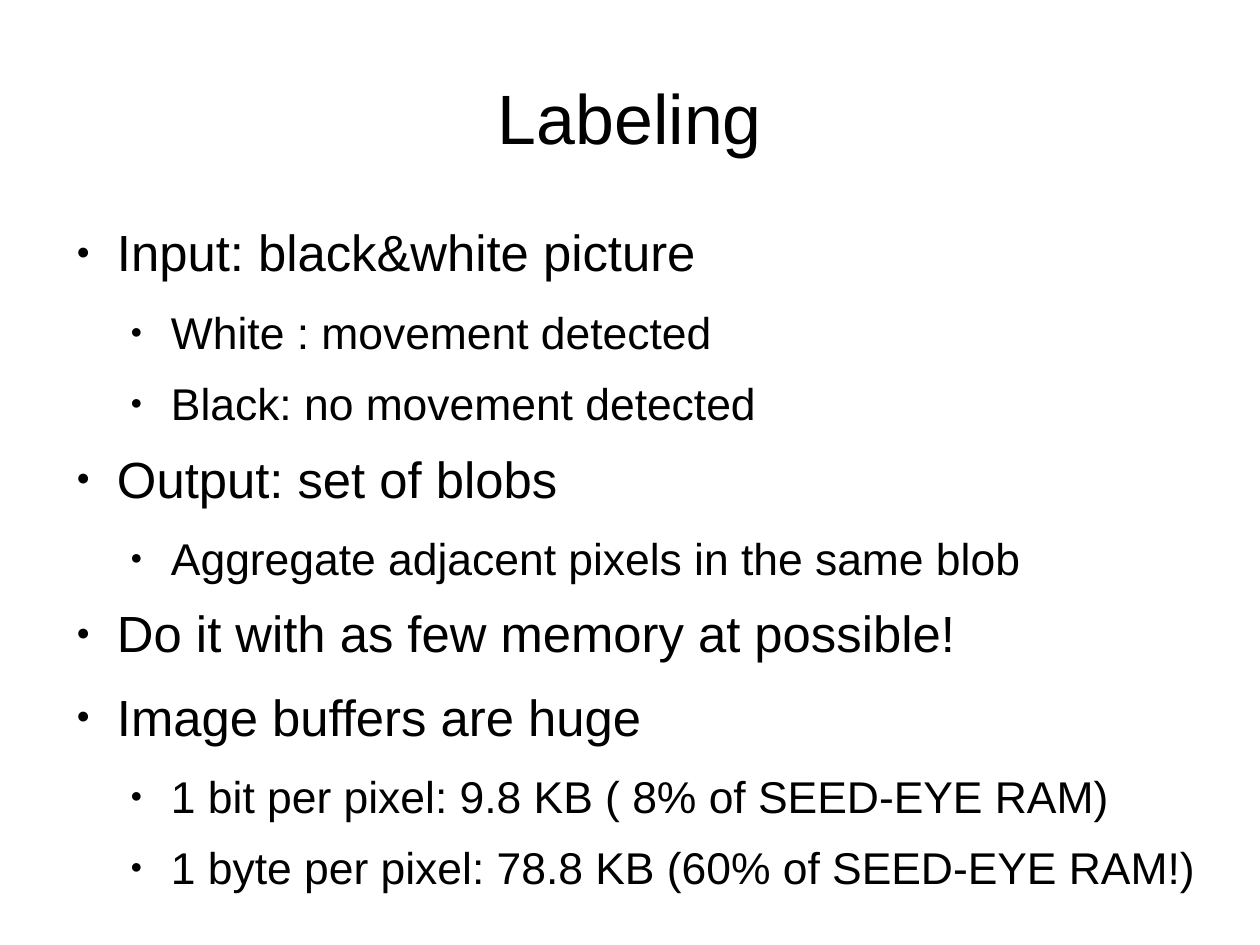
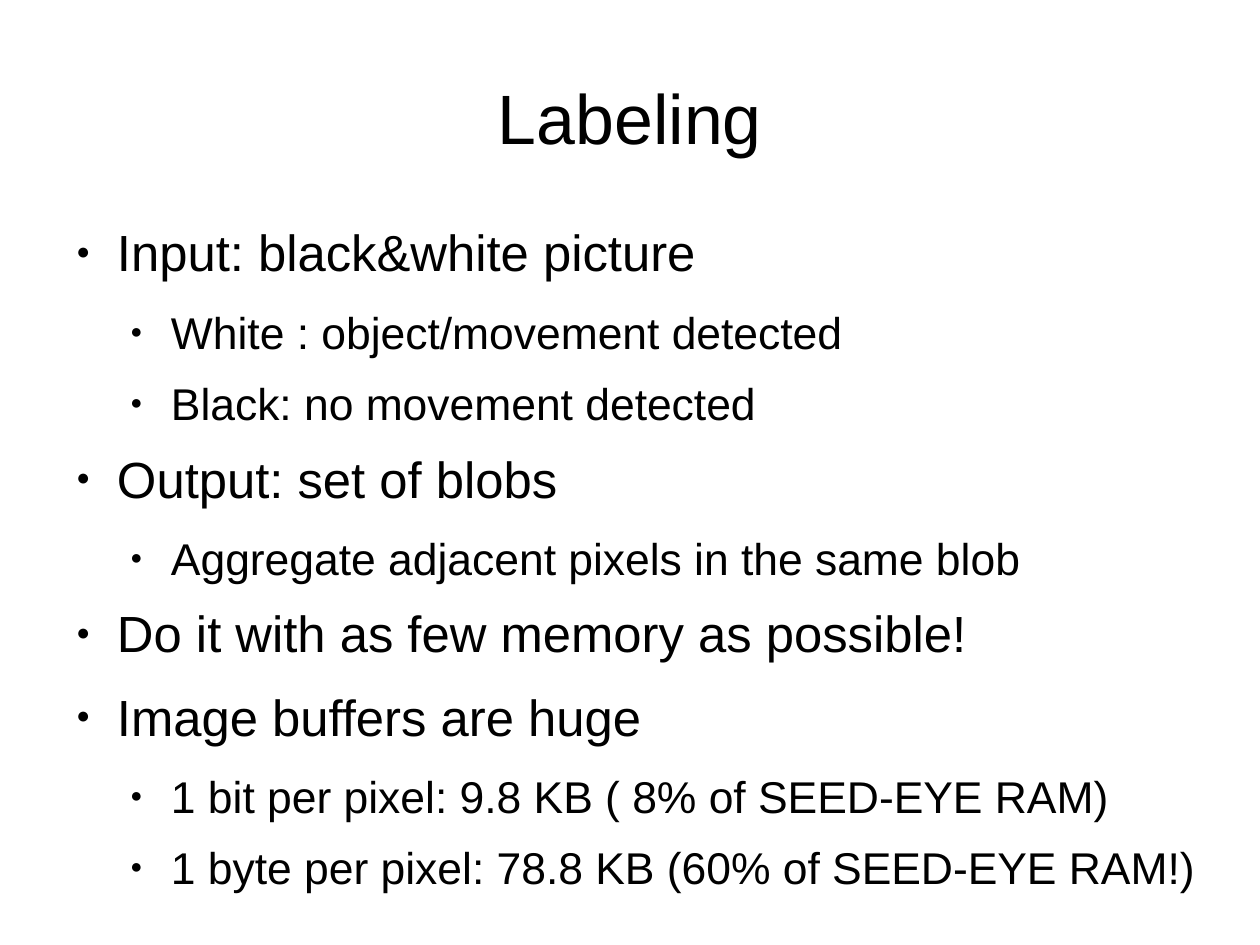
Before and after one commit to 0Chuzz/SNproject, a slide deck: slide 6 of slides.odp (slide 7 before the commit). Drawn at 1260x945 pixels with LibreOffice and Linux fonts; fonts in the diff are those of the drawing. Boxes give left, top, right and bottom in pixels: in the first picture for what was removed or moved away, otherwise in the second. Text is boxed around its words. In the diff, an @@ line names an element or a change of style, - is before the commit and + after.

```diff
--- a/slides.odp
+++ b/slides.odp
@@ text at [171, 316, 842, 358]: text changed @@
-  ● White : movement detected
+  ● White : object/movement detected
@@ text at [117, 615, 966, 663]: text changed @@
-● Do it with as few memory at possible!
+● Do it with as few memory as possible!
```
Also in this commit, not shown: 7 other slides changed, 35 slides added, 17 slides removed, 3 other files.
